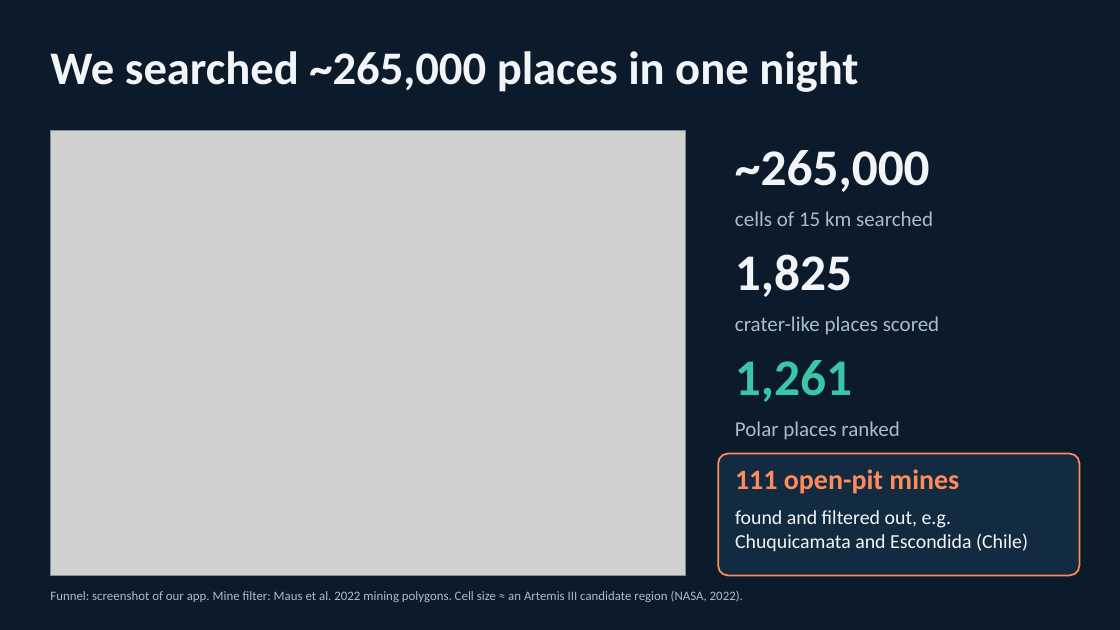
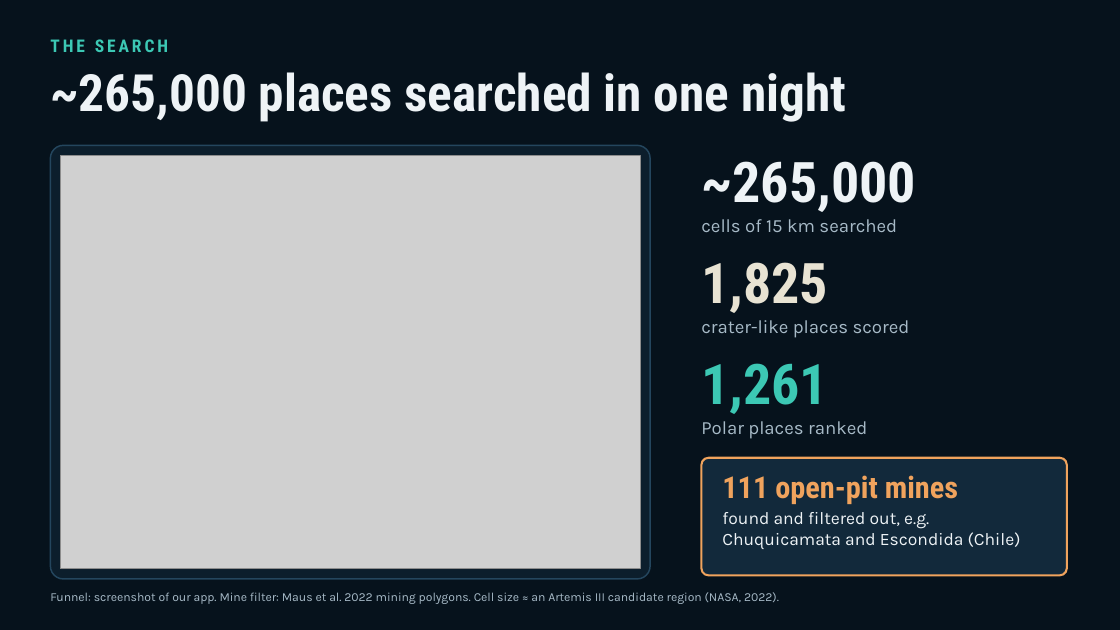
Before and after one commit to TLCasparS/EspaceOdyssey, a slide deck: slide 4 of pitch/Moon_Twins_on_Earth.pptx. Drawn at 1120x630 pixels with LibreOffice and Linux fonts; fonts in the diff are those of the drawing; grey boxes stand for pictures. Boxes give left, top, right and bottom in pixels: in the first picture for what was removed or moved away, otherwise in the second. Text is boxed around its words. In the diff, an @@ line names an element or a change of style, - is before the commit and + after.

```diff
--- a/pitch/Moon_Twins_on_Earth.pptx
+++ b/pitch/Moon_Twins_on_Earth.pptx
@@ background #0B1B2B to #06121C @@
@@ text added at [50,39,168,52], 15 pt, text #3CC8B4, bold @@
+THE SEARCH
@@ text at [50,72,846,122]: text changed; size 40 to 44 pt; font Calibri to Roboto Condensed; text colour #F2F4F7 to #EEF3F6 @@
-We searched ~265,000 places in one night
+~265,000 places searched in one night
@@ rounded rectangle added at [50,145,650,579], fill #0C1E2C, outline #24465E 1.25 pt @@
@@ text "~265,000": place and size @@
-text "~265,000" at [735,150,933,226]
+text "~265,000" at [701,161,916,232]
@@ text "~265,000" at [701,161,916,232]: size 44 to 48 pt, font Calibri to Roboto Condensed, text colour #F2F4F7 to #EEF3F6 in "~265,000"; size 18 to 16 pt, font Calibri to Karla, text colour #A9BCCF to #A7BAC7 in "cells of 15 km searched"; less space between paragraphs @@
@@ picture: place and size @@
-picture at [50,130,685,576]
+picture at [60,155,640,569]
@@ text "1,825": place and size @@
-text "1,825" at [735,254,939,335]
+text "1,825" at [701,262,910,338]
@@ text "1,825" at [701,262,910,338]: size 44 to 48 pt, font Calibri to Roboto Condensed, text colour #F2F4F7 to #E8E3D3 in "1,825"; size 18 to 16 pt, font Calibri to Karla, text colour #A9BCCF to #A7BAC7 in "crater-like places scored"; less space between paragraphs @@
@@ text "1,261": place and size @@
-text "1,261" at [735,360,899,440]
+text "1,261" at [701,363,867,439]
@@ text "1,261" at [701,363,867,439]: size 44 to 48 pt, font Calibri to Roboto Condensed, text colour #3CC6A8 to #3CC8B4 in "1,261"; size 18 to 16 pt, font Calibri to Karla, text colour #A9BCCF to #A7BAC7 in "Polar places ranked"; less space between paragraphs @@
@@ rounded rectangle: place and size @@
-rounded rectangle at [718,454,1080,576]
+rounded rectangle at [702,458,1067,576]
@@ rounded rectangle at [702,458,1067,576]: fill #132B40 to #12293B; outline #FF8A5B 1.5 pt to #F0A35D 1.75 pt; proportions changed @@
@@ text "111 open-pit mines": place and size @@
-text "111 open-pit mines" at [735,469,1028,552]
+text "111 open-pit mines" at [722,475,1021,549]
@@ text "111 open-pit mines" at [722,475,1021,549]: size 24 to 26 pt, font Calibri to Roboto Condensed, text colour #FF8A5B to #F0A35D in "111 open-pit mines"; size 17 to 15 pt, font Calibri to Karla, text colour #F2F4F7 to #EEF3F6 in "found and filtered out, e.g. Chuquicamata and ..."; less space between paragraphs @@
@@ text "Funnel: screenshot of our app. ..." at [50,592,779,604]: size 11 to 10.5 pt, font Calibri to Karla, text colour #A9BCCF to #A7BAC7 @@
```
Also in this commit, not shown: 5 other slides changed, 1 slide added, 1 slide removed, 19 other files.
